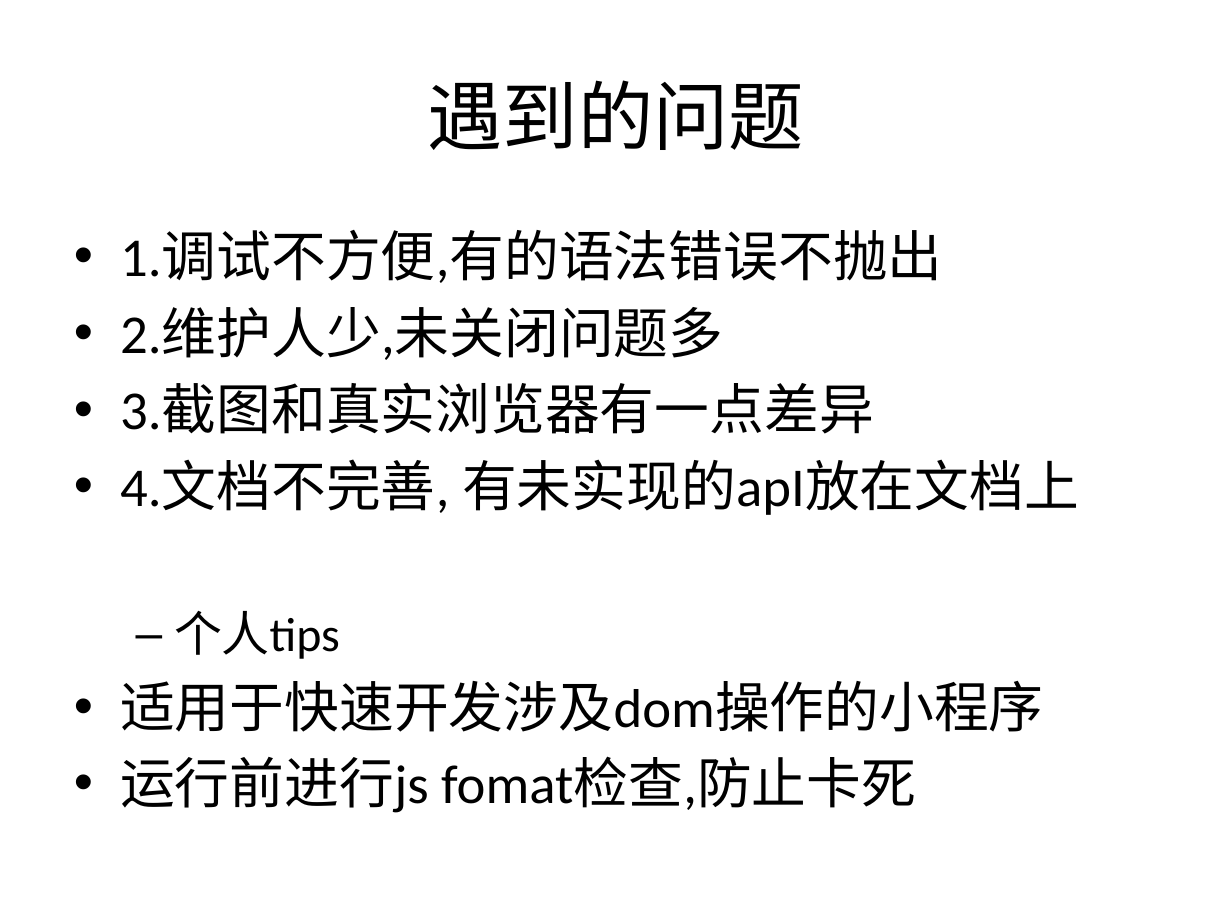
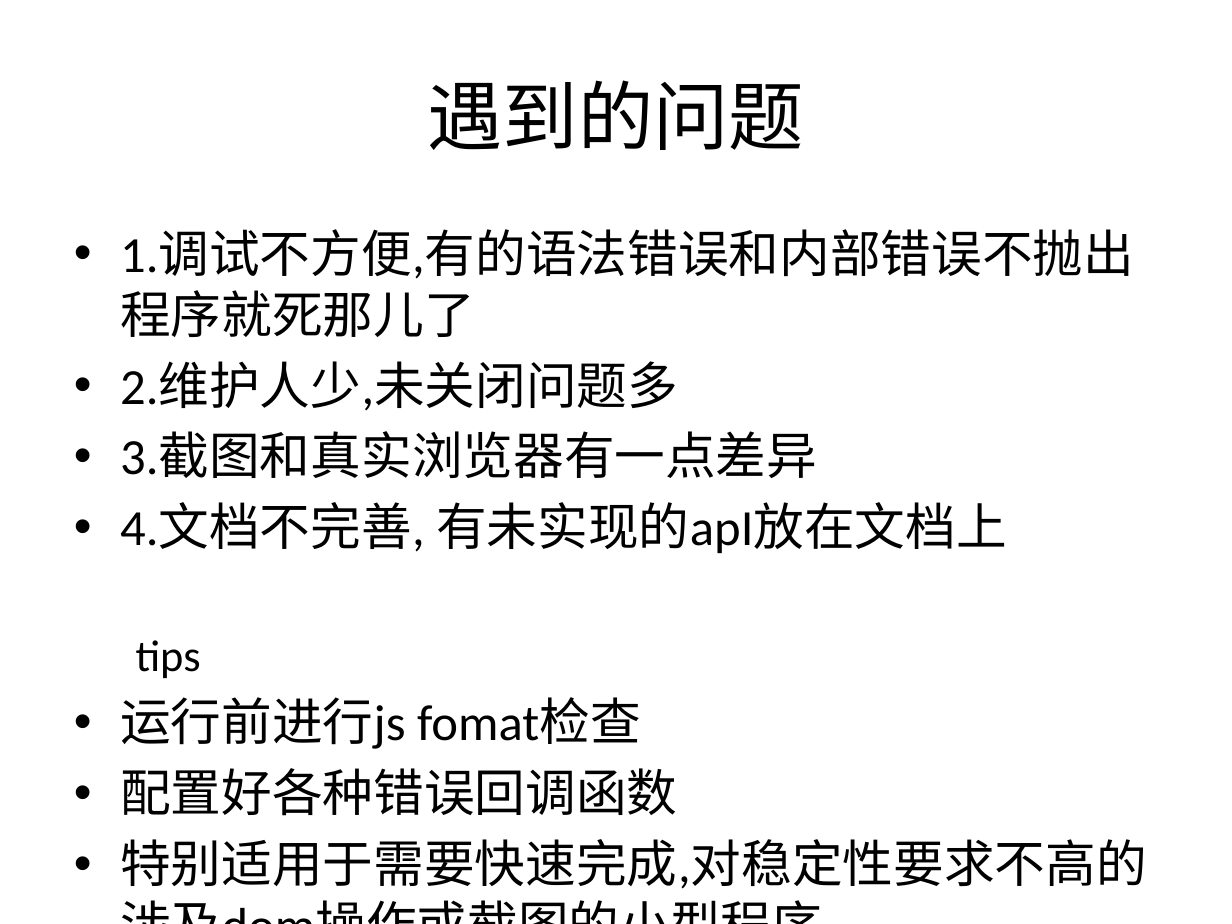
Before and after one commit to zcs19871221/mydoc, a slide deck: slide 11 of phantomJs介绍-张成思.pptx. Drawn at 1232x924 pixels with LibreOffice and Linux fonts; fonts in the diff are those of the drawing. Boxes give left, top, right and bottom in pixels: in the first picture for what was removed or moved away, otherwise in the second. Text is boxed around its words. In the diff, an @@ line names an element or a change of style, - is before the commit and + after.

Commit message:
ppt

```diff
--- a/phantomJs介绍-张成思.pptx
+++ b/phantomJs介绍-张成思.pptx
@@ text at [120,230,1134,337]: text changed; size 32 to 29.6 pt @@
-• 1.调试不方便,有的语法错误不抛出
+• 1.调试不方便,有的语法错误和内部错误不抛出程序就死那儿了
@@ text at [120,362,1007,553]: size 32 to 29.6 pt in "2.维护人少,未关闭问题多", "3.截图和真实浏览器有一点差异", "4.文档不完善, 有未实现的apI放在文档上" @@
@@ text at [120,640,1147,889]: text changed; size 32 to 29.6 pt @@
-  – 个人tips
-• 适用于快速开发涉及dom操作的小程序
-• 运行前进行js fomat检查,防止卡死
+  tips
+• 运行前进行js fomat检查
+• 配置好各种错误回调函数
+• 特别适用于需要快速完成,对稳定性要求不高的涉及dom操作或截图的小型程序
```
Also in this commit, not shown: 6 other slides changed, 2 slides added, 2 slides removed, 1 other file.
